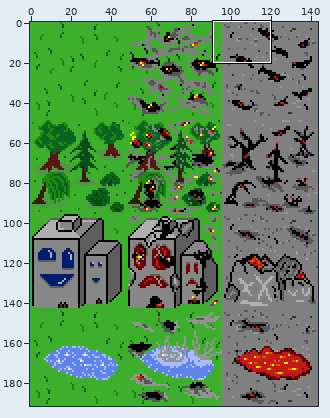
Sprite sheet -- fire/images/inc_tileset.png. Above, an overview of the earlier version with the close-up marked.
Close-up. As it was:
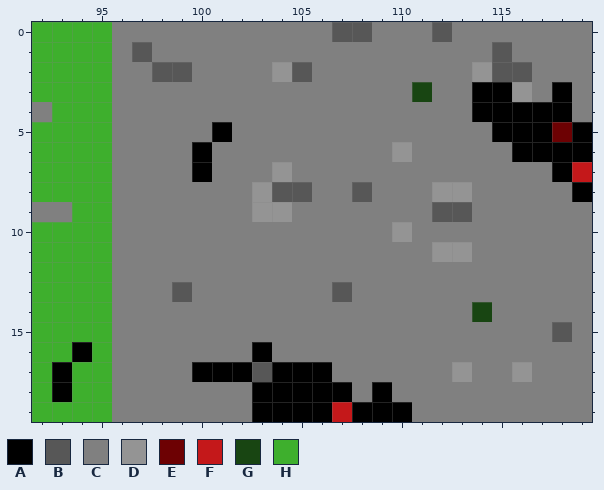
The file is 144x192 pixels. Shown: x 92..119, y 0..19. The commit also changed other parts of the picture, which this record leaves out.
Palette (. is transparent): A #000000  B #575757  C #808080  D #949494  E #6d0103  F #c4181a  G #184512  H #3eaf2d
Pixels before, first column x 92:
 0 HHHHCCCCCCCCCCCBBCCCBCCCCCCC
 1 HHHHCBCCCCCCCCCCCCCCCCCBCCCC
 2 HHHHCCBBCCCCDBCCCCCCCCDBBCCC
 3 HHHHCCCCCCCCCCCCCCCGCCAADCAC
 4 CHHHCCCCCCCCCCCCCCCCCCAAAAAC
 5 HHHHCCCCCACCCCCCCCCCCCCAAAEA
 6 HHHHCCCCACCCCCCCCCDCCCCCAAAA
 7 HHHHCCCCACCCDCCCCCCCCCCCCCAF
 8 HHHHCCCCCCCDBBCCBCCCDDCCCCCA
 9 CCHHCCCCCCCDDCCCCCCCBBCCCCCC
10 HHHHCCCCCCCCCCCCCCDCCCCCCCCC
11 HHHHCCCCCCCCCCCCCCCCDDCCCCCC
12 HHHHCCCCCCCCCCCCCCCCCCCCCCCC
13 HHHHCCCBCCCCCCCBCCCCCCCCCCCC
14 HHHHCCCCCCCCCCCCCCCCCCGCCCCC
15 HHHHCCCCCCCCCCCCCCCCCCCCCCBC
16 HHAHCCCCCCCACCCCCCCCCCCCCCCC
17 HAHHCCCCAAABAAACCCCCCDCCDCCC
18 HAHHCCCCCCCAAAAACACCCCCCCCCC
19 HHHHCCCCCCCAAAAFAAACCCCCCCCC
The same view after the edit:
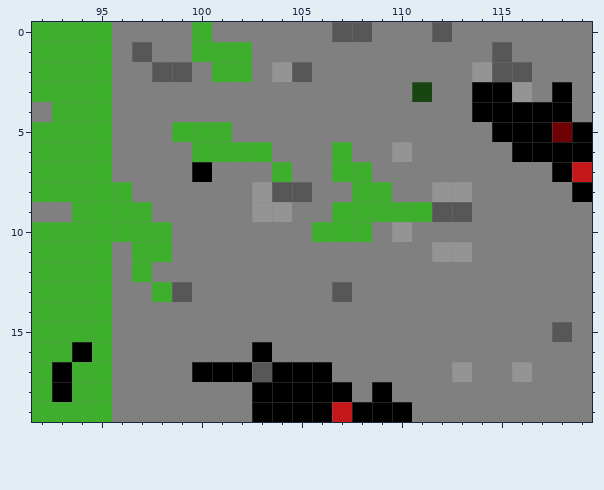
Diff:
y 0: x 100 C -> H
y 1: x 100..102 CCC -> HHH
y 2: x 101..102 CC -> HH
y 5: x 99..101 CCA -> HHH
y 6: x 100..103 ACCC -> HHHH; x 107 C -> H
y 7: x 104 D -> H; x 107..108 CC -> HH
y 8: x 96 C -> H; x 108..109 BC -> HH
y 9: x 96..97 CC -> HH; x 107..111 CCCCC -> HHHHH
y 10: x 96..98 CCC -> HHH; x 106..108 CCC -> HHH
y 11: x 97..98 CC -> HH
y 12: x 97 C -> H
y 13: x 98 C -> H
y 14: x 114 G -> C
Where, in picture pixels (left, top, right, bottom), the same in both close-ups:
changed: (112, 22, 492, 322)
